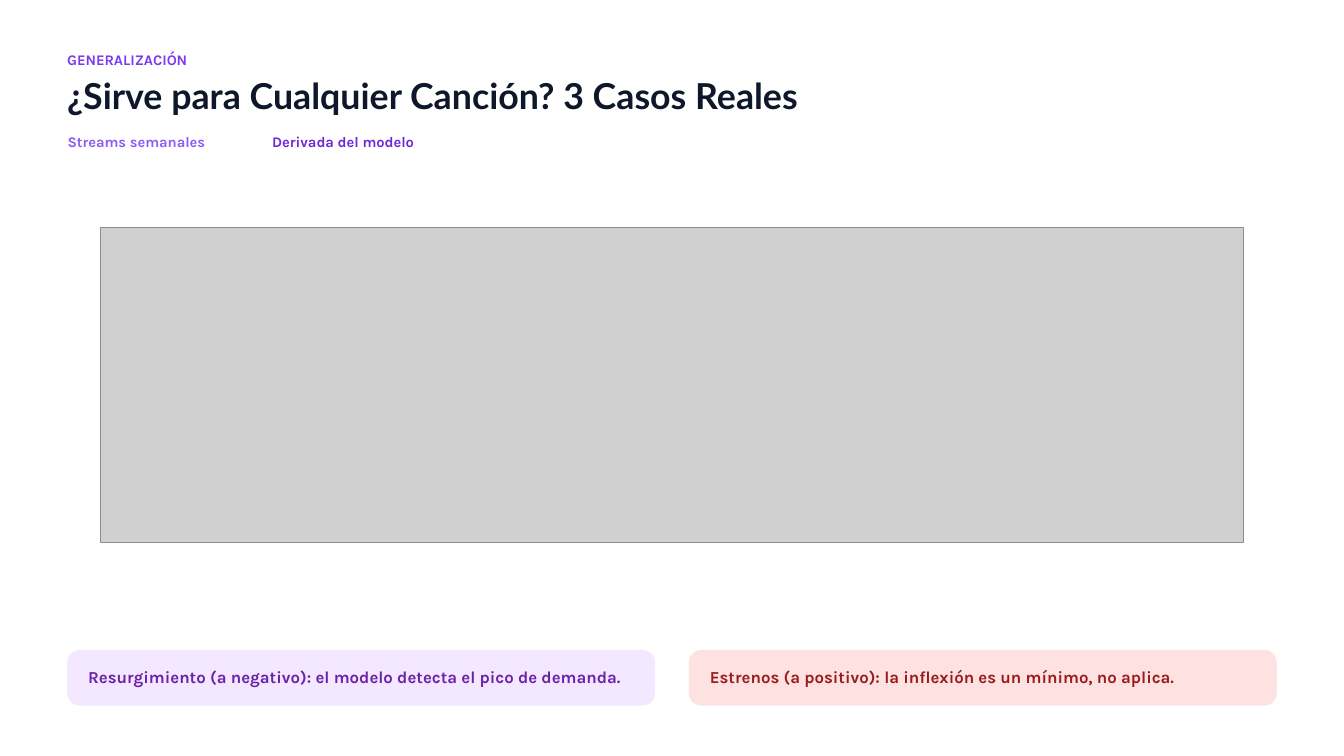
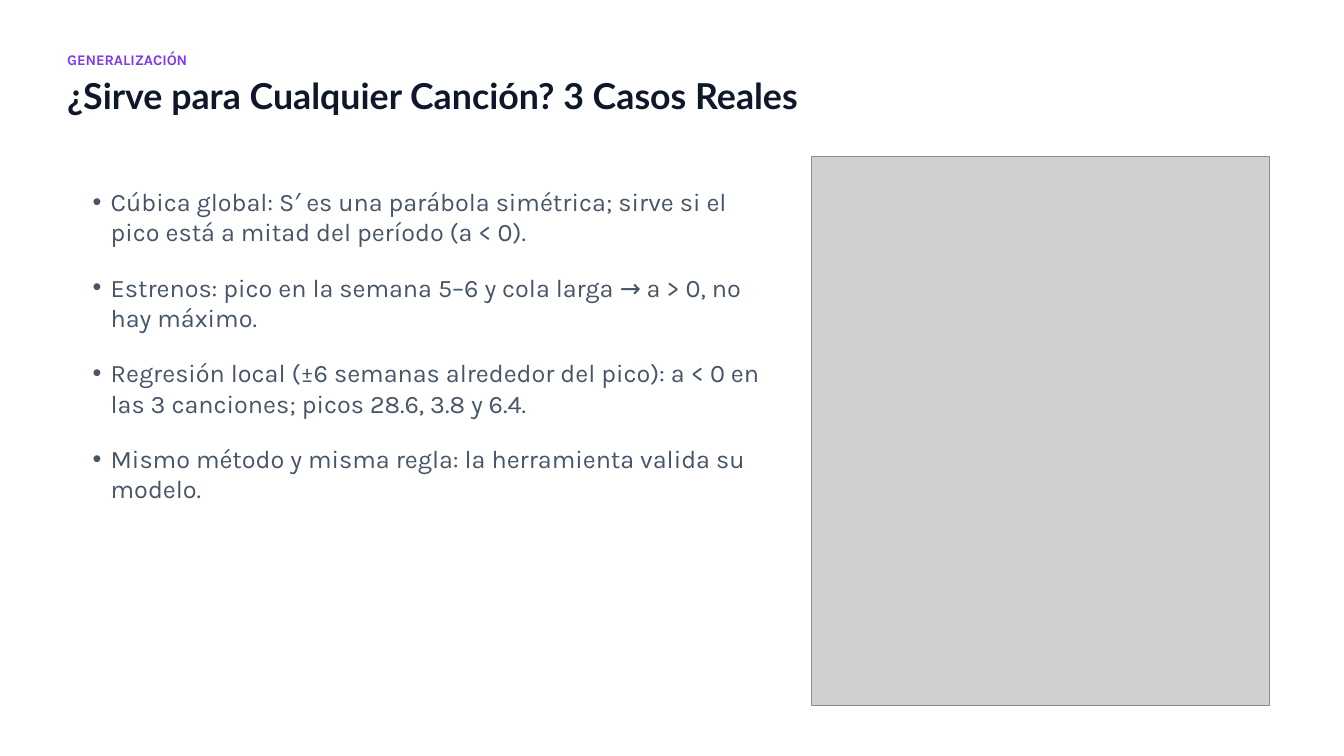
Before and after one commit to PedroGattiUCC/metodos-numericos-rosa-pastel, a slide deck: slide 11 of ENTREGABLES/Presentacion_Rosa_Pastel_Metodos_Numericos.pptx. Drawn at 1344x756 pixels with LibreOffice and Linux fonts; fonts in the diff are those of the drawing; grey boxes stand for pictures. Boxes give left, top, right and bottom in pixels: in the first picture for what was removed or moved away, otherwise in the second. Text is boxed around its words. In the diff, an @@ line names an element or a change of style, - is before the commit and + after.

```diff
--- a/ENTREGABLES/Presentacion_Rosa_Pastel_Metodos_Numericos.pptx
+++ b/ENTREGABLES/Presentacion_Rosa_Pastel_Metodos_Numericos.pptx
@@ text removed at (x1=68, y1=137, x2=205, y2=147) @@
-Streams semanales
@@ text removed at (x1=272, y1=136, x2=415, y2=147) @@
-Derivada del modelo
@@ picture added at (x1=812, y1=156, x2=1269, y2=706) @@
@@ text added at (x1=111, y1=192, x2=759, y2=499), 18 pt, text #475569 @@
+• Cúbica global: S′ es una parábola simétrica; sirve si el pico está a mitad del período (a < 0).
+• Estrenos: pico en la semana 5–6 y cola larga → a > 0, no hay máximo.
+• Regresión local (±6 semanas alrededor del pico): a < 0 en las 3 canciones; picos 28.6, 3.8 y 6.4.
+• Mismo método y misma regla: la herramienta valida su modelo.
@@ picture removed at (x1=101, y1=228, x2=1243, y2=542) @@
@@ rounded rectangle removed at (x1=68, y1=650, x2=655, y2=706) @@
@@ rounded rectangle removed at (x1=689, y1=650, x2=1276, y2=706) @@
@@ text removed at (x1=88, y1=670, x2=620, y2=687) @@
-Resurgimiento (a negativo): el modelo detecta el pico de demanda.
@@ text removed at (x1=710, y1=670, x2=1174, y2=687) @@
-Estrenos (a positivo): la inflexión es un mínimo, no aplica.
```
Also in this commit, not shown: 8 other slides changed, 8 other files.
